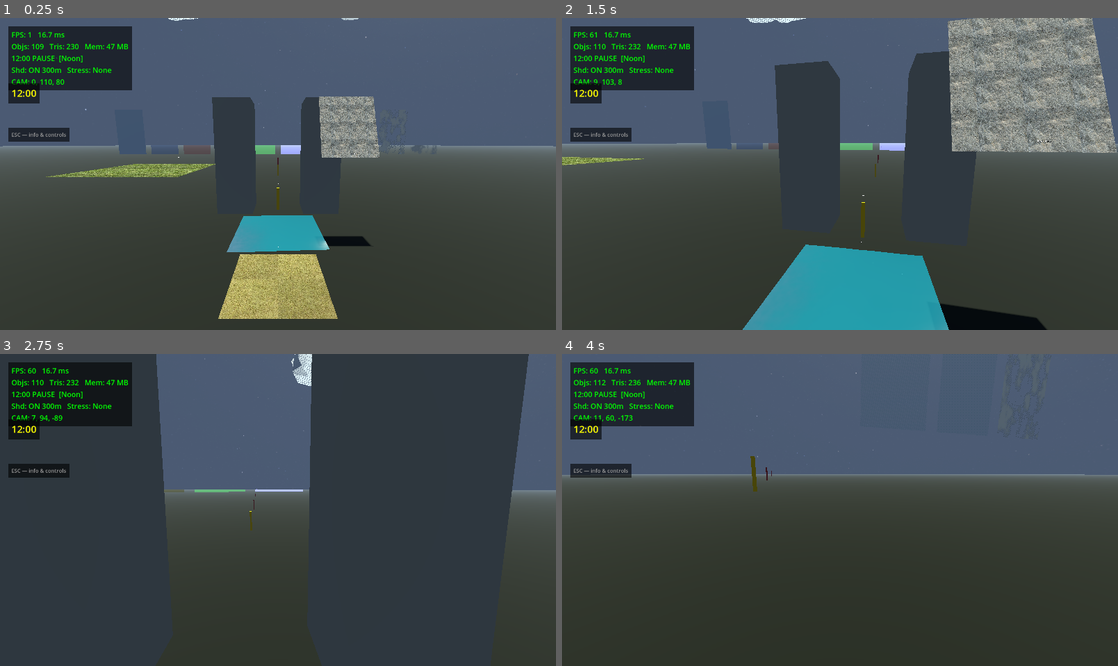
Above: before the commit, frames 1-4 (two rows, left to right).
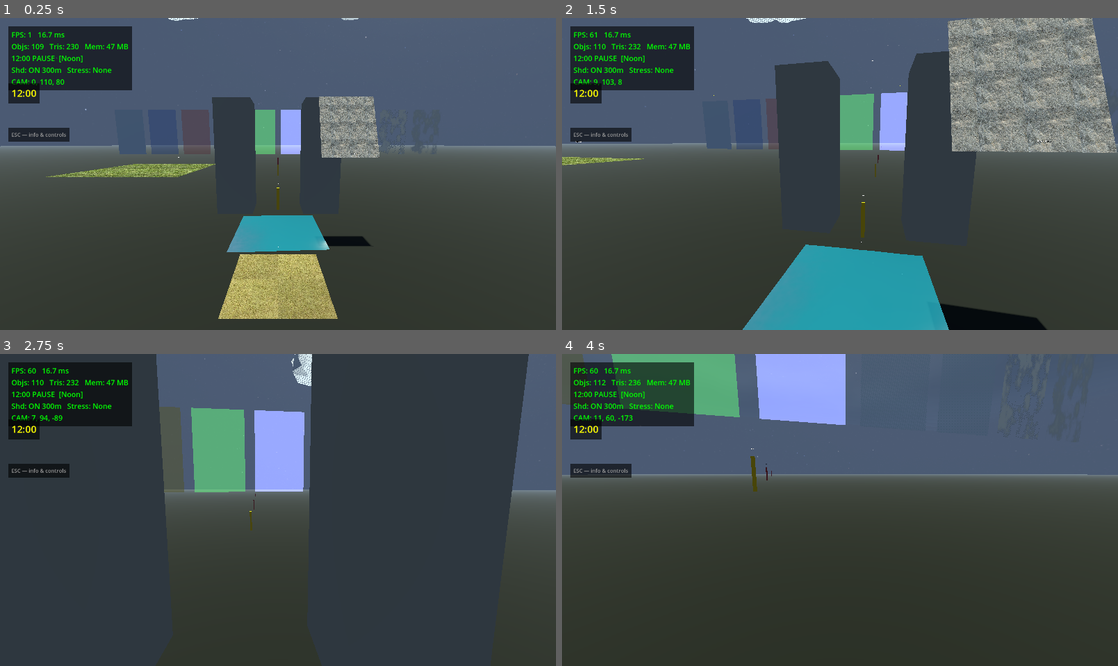
Above: after the commit, the same moments.

Repository: shovelhead24/possession
Game: Godot game, scene res://lighting_test.tscn
Same seed, same stepped clock (60 frames per second), same inputs: the game is played once before the commit and once after it.
Inputs (mouse positions are in pixels of both pictures, inside the frame that each line leads up to):
- Up to frame 1 (0.25 s): no input
- Up to frame 2 (1.5 s): tap Enter (ui_accept) at 0.5 s; move the mouse to (867, 174) at 0.52 s; hold W (move_forward) from 0.53 s (still down); tap E (interact) at 0.6 s; click (867, 174) at 0.67 s; tap Space (jump) at 0.77 s; move the mouse to (812, 174) at 1.27 s; click (812, 174) at 1.35 s
- Up to frame 3 (2.75 s): keep holding W (move_forward); tap Space (jump) at 1.52 s; move the mouse to (289, 503) at 2.02 s; hold Q (switch_weapon) from 2.03 s (still down)
- Up to frame 4 (4 s): keep holding W (move_forward); move the mouse to (834, 516) at 2.77 s; release Q (switch_weapon) at 2.78 s; tap F (toggle_fly) at 2.85 s; click (834, 516) at 2.92 s; tap Space (jump) at 3.02, 3.77 s; move the mouse to (878, 513) at 3.52 s; hold C from 3.53 s (still down)

The runs differ from the first frame. In frame 1, 1.4% of the frame differs, in the area x 0-100%, y 29-42%; in frame 2, 2.0%; in frame 3, 5.6%; in frame 4, 7.6%, in the area x 0-95%, y 0-39%.

Commit message:
fix(sky): depth_draw_opaque so blend_mix clouds composite against sky

Diff:
--- a/game/sky_dome_shader.gdshader
+++ b/game/sky_dome_shader.gdshader
@@ -1,7 +1,7 @@
 // Sky dome shader — 5-face cubemap (dn omitted, ground always occludes it).
 // Face orientations are baked into the PNG files — no runtime transforms needed.
 shader_type spatial;
-render_mode unshaded, cull_front, depth_draw_never;
+render_mode unshaded, cull_front, depth_draw_opaque;
 
 uniform sampler2D face_ft : filter_linear, repeat_disable;  // front  -Z
 uniform sampler2D face_bk : filter_linear, repeat_disable;  // back   +Z
